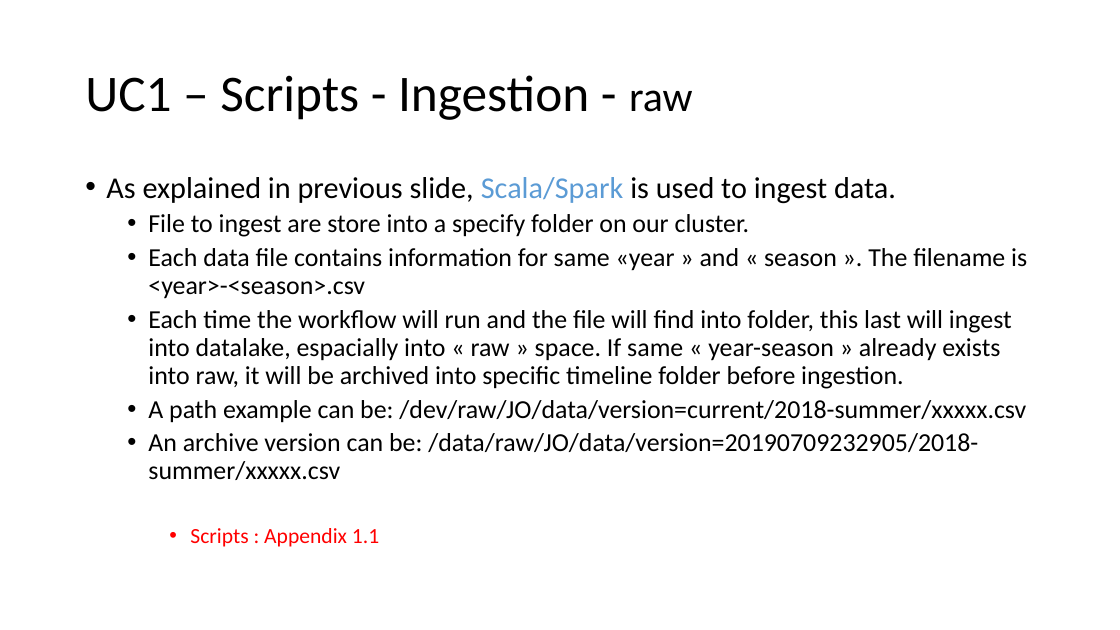
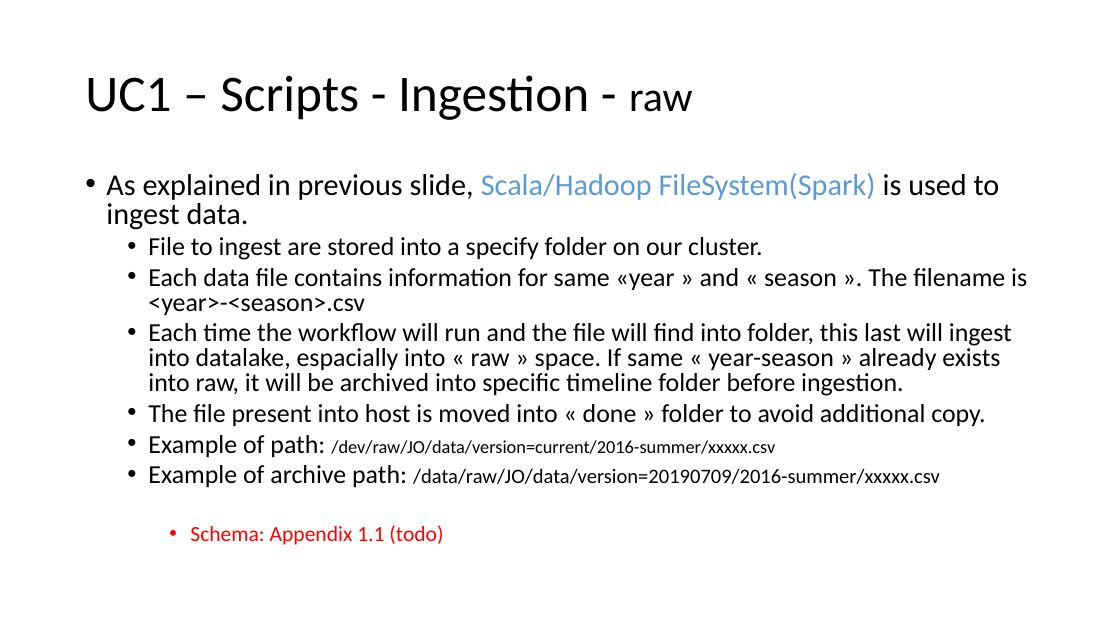
Before and after one commit to pfe-cegefos/core, a slide deck: slide 8 of Docs/PFE-CEGEFOS.pptx. Drawn at 1120x630 pixels with LibreOffice and Linux fonts; fonts in the diff are those of the drawing. Boxes give left, top, right and bottom in pixels: in the first picture for what was removed or moved away, otherwise in the second. Text is boxed around its words. In the diff, an @@ line names an element or a change of style, - is before the commit and + after.

```diff
--- a/Docs/PFE-CEGEFOS.pptx
+++ b/Docs/PFE-CEGEFOS.pptx
@@ text at [106, 173, 1000, 260]: text changed @@
-• As explained in previous slide, Scala/Spark is used to ingest data.
-  • File to ingest are store into a specify folder on our cluster.
+• As explained in previous slide, Scala/Hadoop FileSystem(Spark) is used to ingest data.
+  • File to ingest are stored into a specify folder on our cluster.
@@ text at [148, 268, 1027, 396]: line spacing 0.9 to 0.8 @@
@@ text at [148, 404, 985, 545]: text changed @@
-  • A path example can be: /dev/raw/JO/data/version=current/2018-summer/xxxxx.csv
-  • An archive version can be: /data/raw/JO/data/version=20190709232905/2018-summer/xxxxx.csv
-    • Scripts : Appendix 1.1
+  • The file present into host is moved into « done » folder to avoid additional copy.
+  • Example of path: /dev/raw/JO/data/version=current/2016-summer/xxxxx.csv
+  • Example of archive path: /data/raw/JO/data/version=20190709/2016-summer/xxxxx.csv
+    • Schema: Appendix 1.1 (todo)
```
Also in this commit, not shown: 3 other slides changed, 17 other files.
